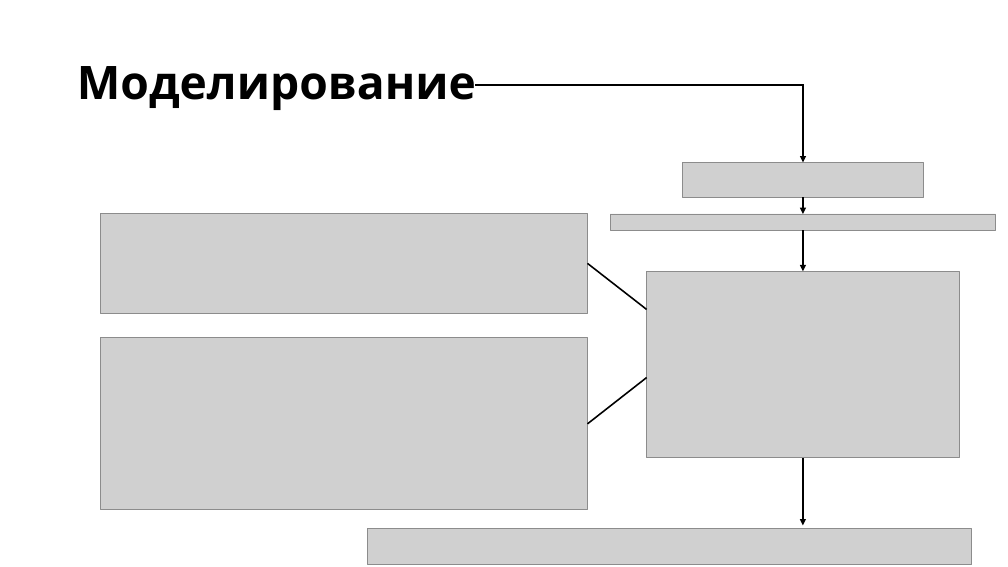
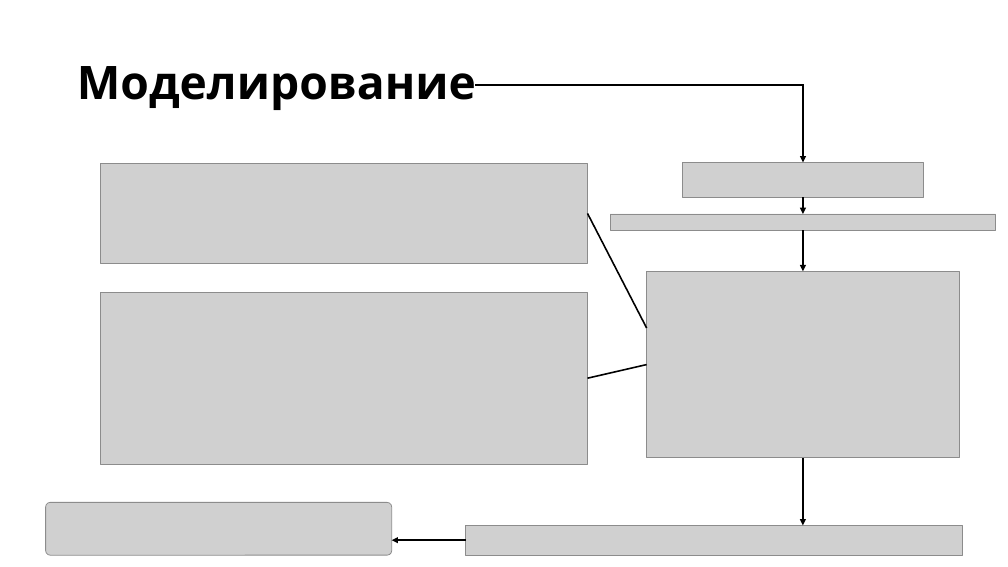
Before and after one commit to kuznetsovgg/predictive, a slide deck: slide 7 of presentations/Кузнецов DevOps24-2м - Предиктивная АБД 3.pptx. Drawn at 1008x567 pixels with LibreOffice and Linux fonts; fonts in the diff are those of the drawing; grey boxes stand for pictures. Boxes give left, top, right and bottom in pixels: in the first picture for what was removed or moved away, otherwise in the second. Text is boxed around its words. In the diff, an @@ line names an element or a change of style, - is before the commit and + after.

```diff
--- a/presentations/Кузнецов DevOps24-2м - Предиктивная АБД 3.pptx
+++ b/presentations/Кузнецов DevOps24-2м - Предиктивная АБД 3.pptx
@@ picture: place and size @@
-picture at [101,213,588,314]
+picture at [101,163,588,264]
@@ line moved from (588, 263) - (647, 309) to (588, 213) - (647, 328) @@
@@ picture: place and size @@
-picture at [101,338,588,510]
+picture at [101,292,588,464]
@@ line moved from (588, 424) - (647, 377) to (588, 378) - (647, 364) @@
@@ picture added at [45,503,392,556] @@
@@ picture: place and size @@
-picture at [368,529,972,565]
+picture at [466,526,963,555]
@@ arrow added from (466, 541) to (392, 541), #000000 1.5 pt @@
```
Also in this commit, not shown: 1 other file.
